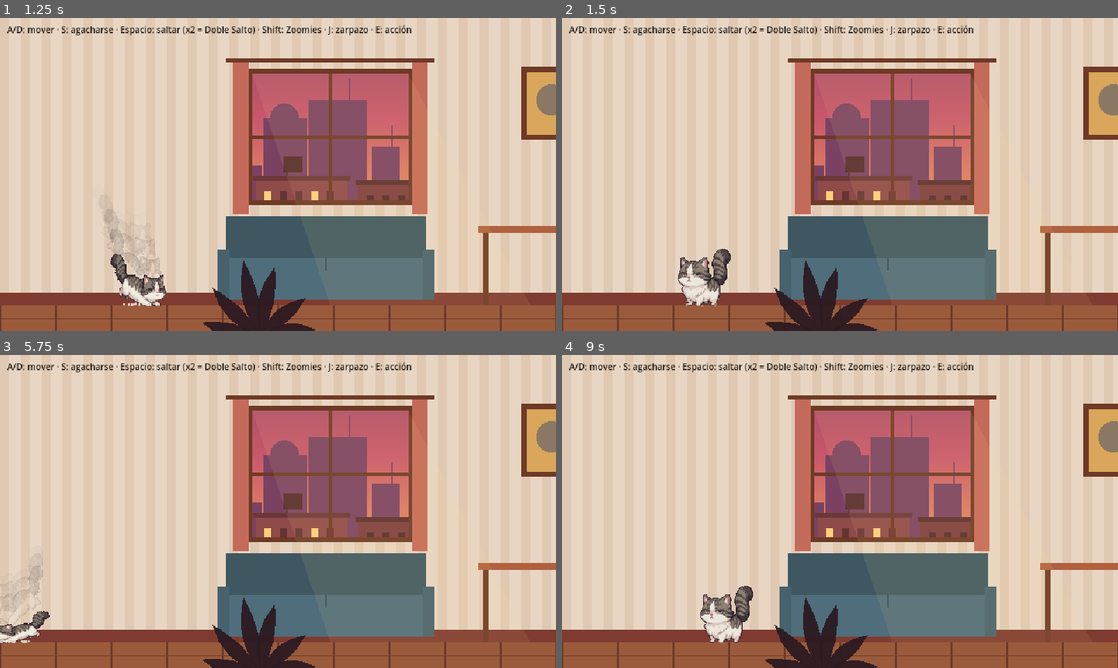
Above: before the commit, frames 1-4 (two rows, left to right).
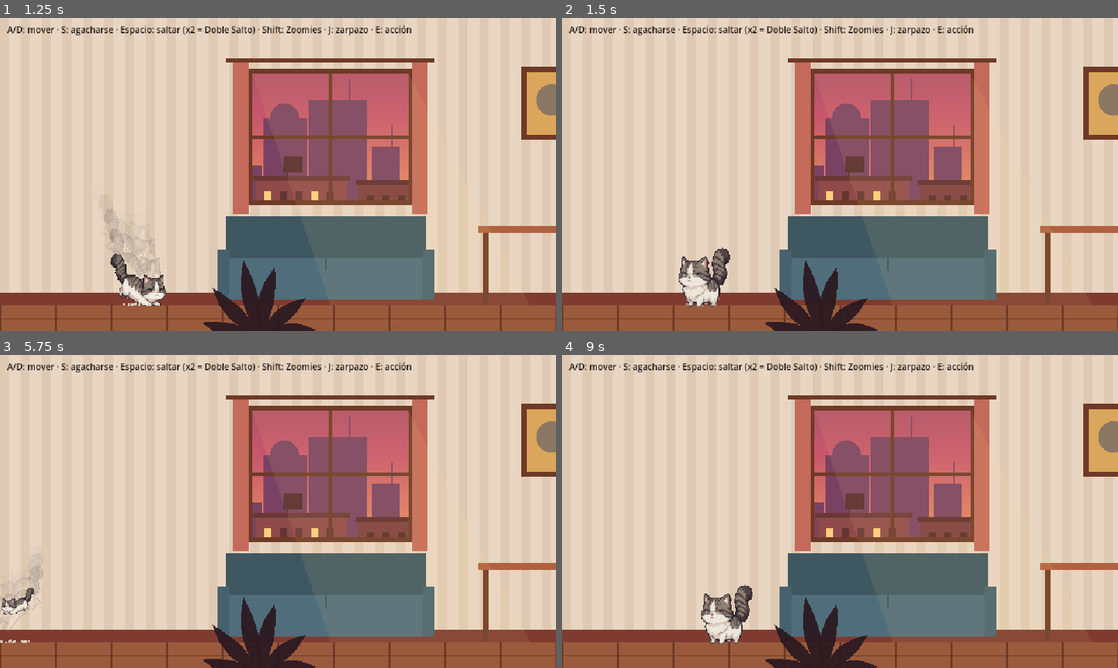
Above: after the commit, the same moments.

Repository: rivas274/demo
Game: Godot game, scene res://escenas/apartamento.tscn
Same seed, same stepped clock (60 frames per second), same inputs: the game is played once before the commit and once after it.
Inputs:
- Up to frame 1 (1.25 s): hold D (mover_derecha) from 0.53 s (still down); tap Space (saltar) at 0.6, 0.77, 1.07 s
- Up to frame 2 (1.5 s): release D (mover_derecha) at 1.28 s; hold A (mover_izquierda) from 1.28 s (still down); tap S (agacharse) at 1.35 s
- Up to frame 3 (5.75 s): tap Space (saltar) at 1.52, 1.55, 1.82, 2.3, 3.02, 3.05, 3.32, 3.77, 3.8, 4.07, 4.35, 4.52, 4.82, 5.3 s; release A (mover_izquierda) at 2.03 s; hold D (mover_derecha) 2.03-3.53 s; tap E (interactuar) at 2.1 s; tap J (zarpazo) at 2.85 s; hold Shift (zoomies) 3.53-4.28 s; hold A (mover_izquierda) from 3.53 s (still down); hold S (agacharse) from 5.03 s (still down)
- Up to frame 4 (9 s): release A (mover_izquierda) at 5.78 s; release S (agacharse) at 5.78 s; hold D (mover_derecha) 5.78-8.03 s; tap E (interactuar) at 5.85 s; tap Space (saltar) at 6.02, 6.05, 6.32, 6.77, 6.8, 7.07, 7.52, 7.55, 7.82, 8.1 s; tap J (zarpazo) at 6.6 s; tap Shift (zoomies) at 7.35 s; hold A (mover_izquierda) from 8.03 s (still down); tap S (agacharse) at 8.85 s

Frame 1 is identical in both runs. In frame 2, 0.3% of the frame differs, in the area x 20-31%, y 73-93%; in frame 3, 0.6%, in the area x 0-9%, y 74-92%; in frame 4, 0.3%.

Commit message:
Animación de gatear de SpriteCook en el juego y en la ficha
Pose agachada (8 créditos) y gateo de 8 cuadros (20 créditos). En el juego
se dibuja a escala 0.4 (~35 px) y cabe bajo muebles de 30 cm; al bajar se
aplasta y al pararse se estira. Prueba nueva de animación y tamaño; ficha,
memoria y créditos actualizados.

Co-Authored-By: Claude Opus 5.5 <noreply@anthropic.com>
Claude-Session: https://claude.ai/code/session_01WbR3FeT1XB9M7gFpgwas9J

Diff:
--- a/siete-vidas/juego/pruebas/prueba_movimiento.gd
+++ b/siete-vidas/juego/pruebas/prueba_movimiento.gd
@@ -88,6 +88,9 @@
 	Input.action_press("mover_derecha")
 	await _esperar(40)
 	_comprobar(absf(felipe.velocity.x) <= felipe.velocidad_gatear + 1.0, "Agachado gatea más lento (%.0f px/s)" % absf(felipe.velocity.x))
+	_comprobar(felipe.sprite.animation == "gatear" and felipe.sprite.is_playing(), "Agachado y en movimiento usa la animación de gatear")
+	var alto_gateando := _alto_visible(felipe.sprite.sprite_frames.get_frame_texture("gatear", 0).get_image()) * Felipe.ESCALA_AGACHADO
+	_comprobar(alto_gateando <= 36.0, "Gateando cabe bajo un mueble de 30 cm (%.0f px)" % alto_gateando)
 	Input.action_release("mover_derecha")
 	Input.action_release("agacharse")
 	await _esperar(4)
@@ -168,7 +171,11 @@
 
 ## Alto en pantalla de Felipe en la pose de referencia (primer cuadro de "quieto", con la cola abajo).
 func _alto_dibujado(felipe: Felipe) -> float:
-	var imagen := felipe.sprite.sprite_frames.get_frame_texture("quieto", 0).get_image()
+	return _alto_visible(felipe.sprite.sprite_frames.get_frame_texture("quieto", 0).get_image()) * Felipe.ESCALA_SPRITE
+
+
+## Filas de la imagen con pixeles visibles (opacidad mayor a 0,5).
+func _alto_visible(imagen: Image) -> float:
 	var arriba := -1
 	var abajo := -1
 	for y in imagen.get_height():
@@ -178,7 +185,7 @@
 					arriba = y
 				abajo = y
 				break
-	return (abajo - arriba + 1) * Felipe.ESCALA_SPRITE
+	return abajo - arriba + 1
 
 
 func _pieza(nombre: String) -> Rect2:
--- a/siete-vidas/juego/scripts/animaciones_felipe.gd
+++ b/siete-vidas/juego/scripts/animaciones_felipe.gd
@@ -18,6 +18,8 @@
 	"desmayo": ["felipe-faint-sheet.png", 8.0, false],
 	## Poses propias de la caída: 0 = cayendo con las delanteras estiradas, 1 = contacto con las delanteras.
 	"caer": ["felipe-caida-sheet.png", 0.0, false, 2],
+	## Gateo agachado: cuadros de 256×256 (más grandes que los demás); se dibuja con Felipe.ESCALA_AGACHADO.
+	"gatear": ["felipe-gatear-sheet.png", 10.0, true],
 }
 
 
--- a/siete-vidas/juego/scripts/felipe.gd
+++ b/siete-vidas/juego/scripts/felipe.gd
@@ -24,8 +24,10 @@
 ## Alto de la caja de colisión de pie y agachado: agachado cabe bajo muebles de 30 cm (36 px).
 const ALTO_DE_PIE := 52.0
 const ALTO_AGACHADO := 28.0
-## Pose provisional de agachado: el cuadro "agachado" del salto, aplastado.
-const APLASTADO_AGACHADO := Vector2(1.15, 0.6)
+## Animación "gatear" (cuadros de 256 px con el gato apoyado abajo): a esta escala mide unos 36 px de alto
+## y cabe bajo un mueble de 30 cm. POSICION_AGACHADO deja las patas sobre el piso.
+const ESCALA_AGACHADO := 0.4
+const POSICION_AGACHADO := Vector2(0, -51)
 ## Capa de los muebles que se atraviesan desde abajo (agachado + saltar baja a través de ellos).
 const CAPA_ATRAVESABLE := 2
 ## Distancia (horizontal, vertical) a la que el botón de acción alcanza un objeto.
@@ -272,10 +274,11 @@
 	elif not is_on_floor():
 		_animar_aire()
 	elif agachado:
-		# Gatea con un leve vaivén; quieto, se queda pegado al piso.
-		_poner_cuadro("saltar", CUADRO_AGACHADO)
-		var vaiven := sin(Time.get_ticks_msec() * 0.02) if direccion != 0.0 else 0.0
-		sprite.position = _posicion_agachado() + Vector2(0, vaiven)
+		# Gatea; quieto, se queda pegado al piso en el primer cuadro.
+		if direccion != 0.0:
+			_reproducir("gatear")
+		else:
+			_poner_cuadro("gatear", 0)
 	elif absf(velocity.x) > velocidad_caminar + 5.0:
 		_reproducir("correr")
 	elif direccion != 0.0:
@@ -382,18 +385,18 @@
 	if _efecto:
 		_efecto.kill()
 	sprite.rotation = 0.0
-	sprite.scale = _escala_base()
-	sprite.position = _posicion_agachado() if valor else _posicion_sprite
+	sprite.position = POSICION_AGACHADO if valor else _posicion_sprite
+	if valor:
+		sprite.play("gatear")
+		sprite.stop()
+	# Transición rápida: un aplastón al bajar y un estirón al pararse.
+	sprite.scale = _escala_base() * (Vector2(1.12, 0.85) if valor else Vector2(0.9, 1.1))
+	_efecto = create_tween()
+	_efecto.tween_property(sprite, "scale", _escala_base(), 0.1)
 
 
 func _escala_base() -> Vector2:
-	var escala := Vector2.ONE * ESCALA_SPRITE
-	return escala * APLASTADO_AGACHADO if agachado else escala
-
-
-## Al aplastar el sprite hay que bajarlo para que siga apoyado en el piso.
-func _posicion_agachado() -> Vector2:
-	return Vector2(_posicion_sprite.x, _posicion_sprite.y * APLASTADO_AGACHADO.y)
+	return Vector2.ONE * (ESCALA_AGACHADO if agachado else ESCALA_SPRITE)
 
 
 ## ¿Hay espacio arriba para pararse? (Los muebles que se atraviesan desde abajo no estorban.)
Binary file added: siete-vidas/juego/assets/felipe/felipe-gatear-sheet.png
Not shown, added: siete-vidas/juego/assets/felipe/felipe-gatear-sheet.png.import
Not shown, added: siete-vidas/arte/felipe/felipe-gatear-sheet.png
Not shown, changed: siete-vidas/concepto/felipe-concepto.html
Not shown, changed: siete-vidas/herramientas/pagina_felipe.py
Not shown, changed: siete-vidas/herramientas/pagina_felipe.template.html
Not shown, changed: siete-vidas/memoria/02-guia-felipe.md
Not shown, changed: siete-vidas/memoria/03-arte-y-herramientas.md
Not shown, changed: siete-vidas/memoria/04-pendientes.md
